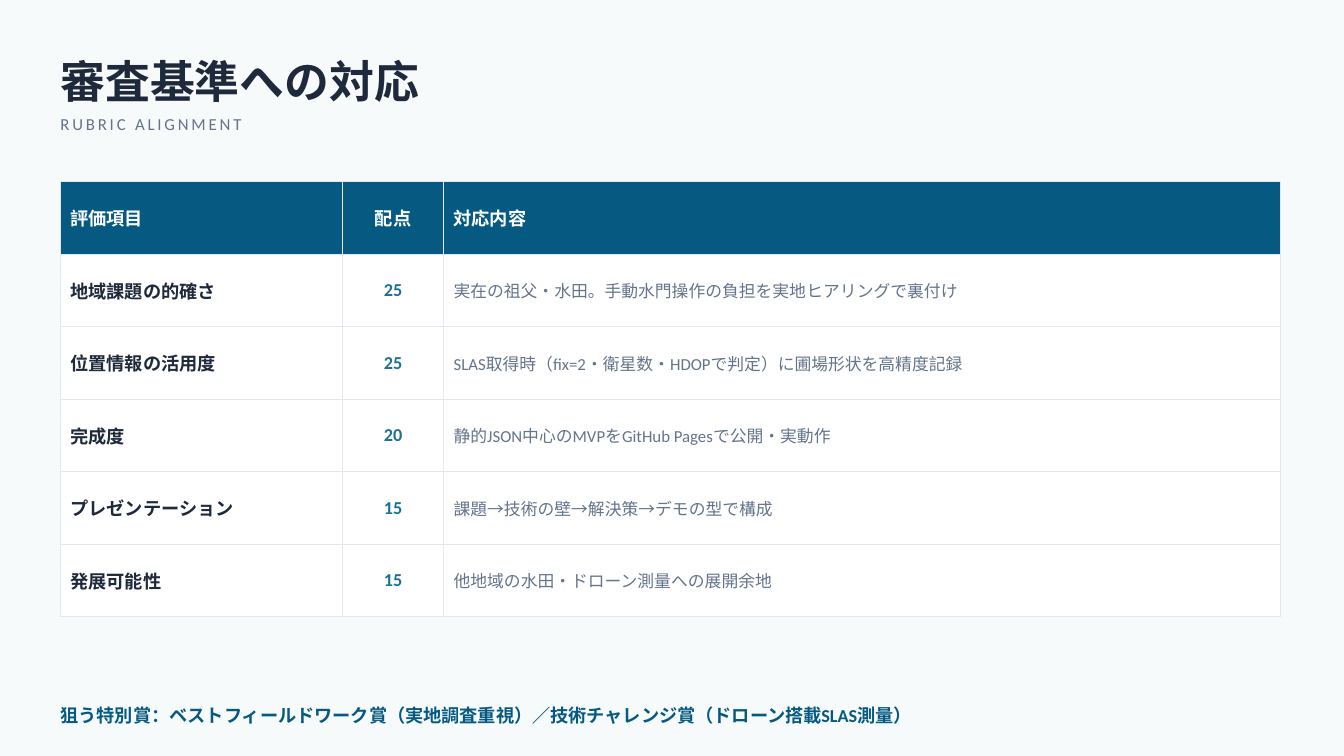
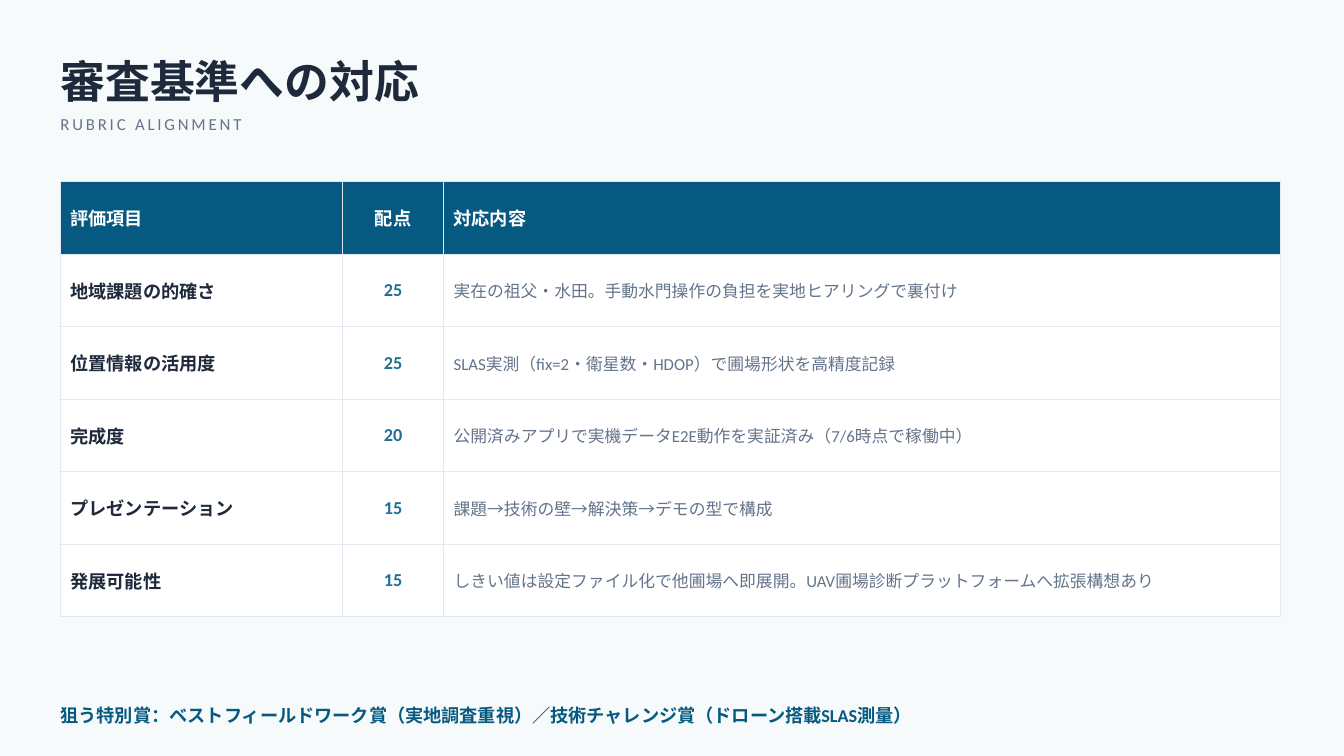
Before and after one commit to Klayertan/michibiki-suimon-navi, a slide deck: slide 13 of Suimon_Navi_Plan.pptx (slide 9 before the commit). Drawn at 1344x756 pixels with LibreOffice and Linux fonts; fonts in the diff are those of the drawing. Boxes give left, top, right and bottom in pixels: in the first picture for what was removed or moved away, otherwise in the second. Text is boxed around its words. In the diff, an @@ line names an element or a change of style, - is before the commit and + after.

```diff
--- a/Suimon_Navi_Plan.pptx
+++ b/Suimon_Navi_Plan.pptx
@@ table at bbox=[60, 181, 1280, 594] @@
-row 3, column 3: SLAS取得時（fix=2・衛星数・HDOPで判定）に圃場形状を高精度記録
+row 3, column 3: SLAS実測（fix=2・衛星数・HDOP）で圃場形状を高精度記録
-row 4, column 3: 静的JSON中心のMVPをGitHub Pagesで公開・実動作
+row 4, column 3: 公開済みアプリで実機データE2E動作を実証済み（7/6時点で稼働中）
-row 6, column 3: 他地域の水田・ドローン測量への展開余地
+row 6, column 3: しきい値は設定ファイル化で他圃場へ即展開。UAV圃場診断プラットフォームへ拡張構想あり
```
Also in this commit, not shown: 4 other slides changed, 4 slides added, 1 other file.
